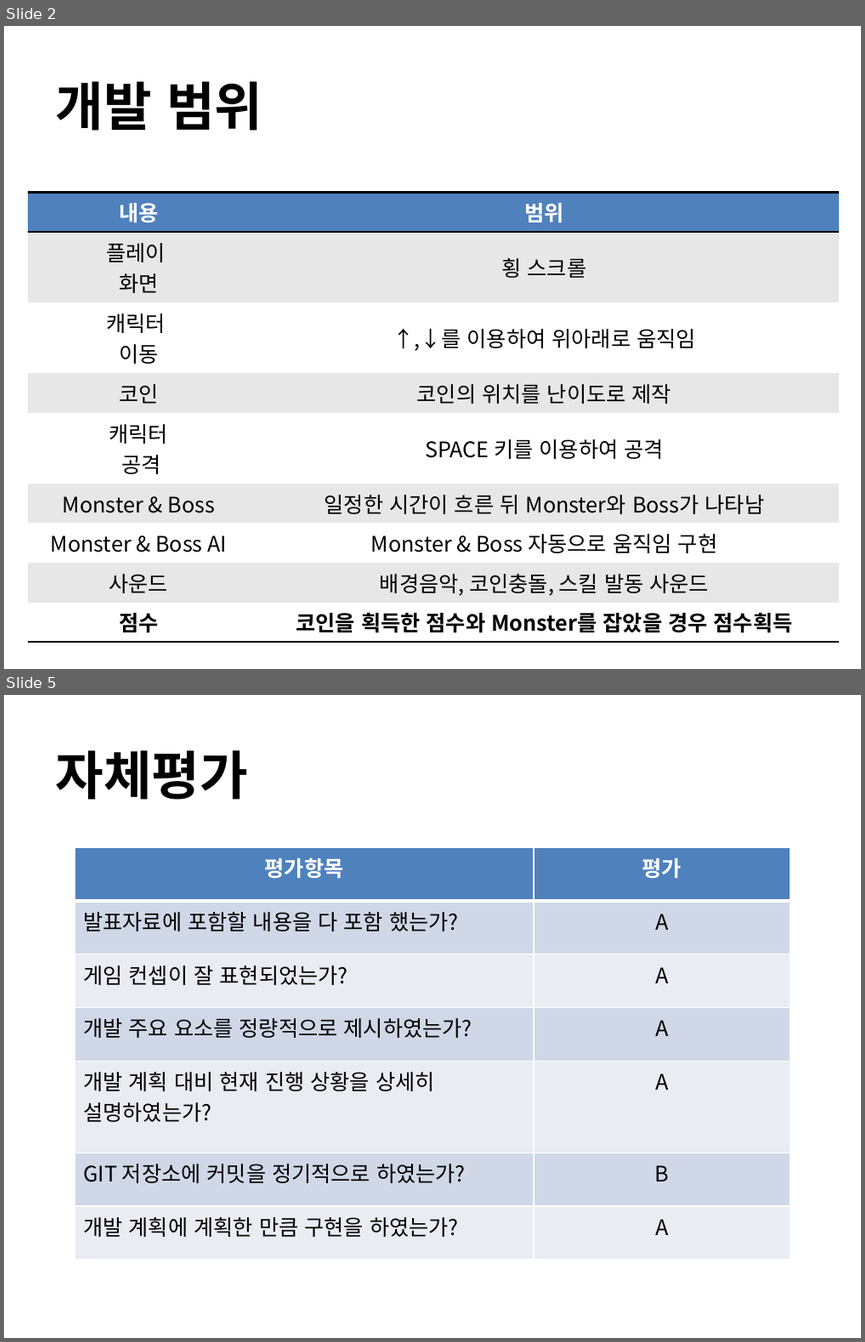
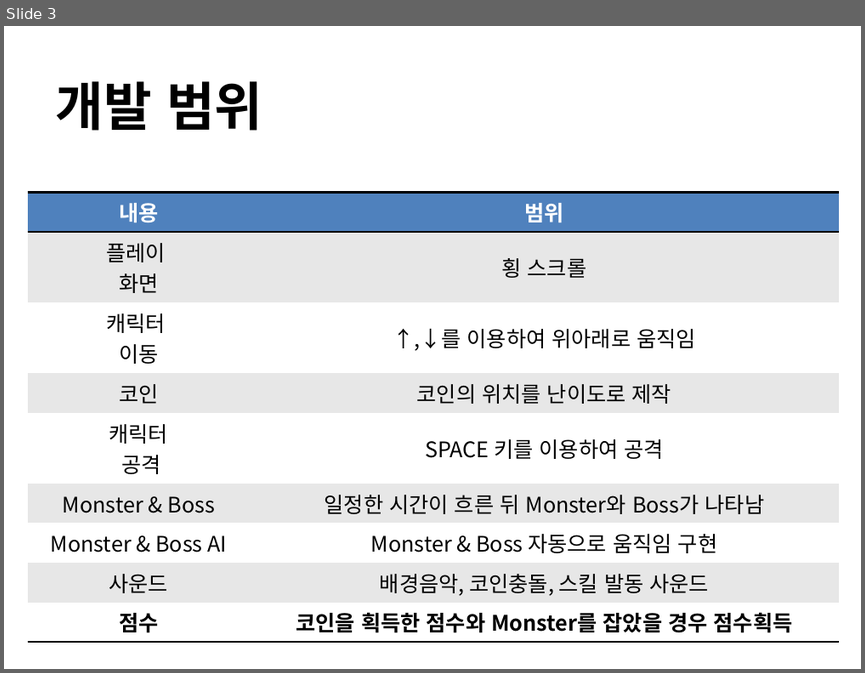
Before and after one commit to hwawonhan/2dgp, a slide deck: ppt/project_2.pptx. Shown one above the other, each under a label of ours: slides 2 and 5 before the commit, slide 3 after it; the slides between them are not shown. The pictures are 865x1342 and 865x673 pixels, drawn with LibreOffice and Linux fonts; fonts in the diff are those of the drawing; background and template pictures are left out. Boxes give left, top, right and bottom in pixels: in the first picture for what was removed or moved away, otherwise in the second. Text is boxed around its words. In the diff, an @@ line names an element or a change of style, - is before the commit and + after.

```diff
--- a/ppt/project_2.pptx
+++ b/ppt/project_2.pptx
@@ slide 5 removed at box(4, 695, 861, 1338), background picture (left out) @@
@@ title removed at box(55, 750, 248, 800) @@
-자체평가
@@ table removed at box(75, 847, 789, 1259), 7 rows, 2 columns @@
-평가항목 | 평가
-발표자료에 포함할 내용을 다 포함 했는가? | A
-게임 컨셉이 잘 표현되었는가? | A
-개발 주요 요소를 정량적으로 제시하였는가? | A
-개발 계획 대비 현재 진행 상황을 상세히 설명하였는가? | A
-GIT 저장소에 커밋을 정기적으로 하였는가? | B
-개발 계획에 계획한 만큼 구현을 하였는가? | A
@@ what was slide 2 is now slide 3 @@
```
Also in this commit, not shown: 2 slides changed, 2 slides added, 52 other files.
